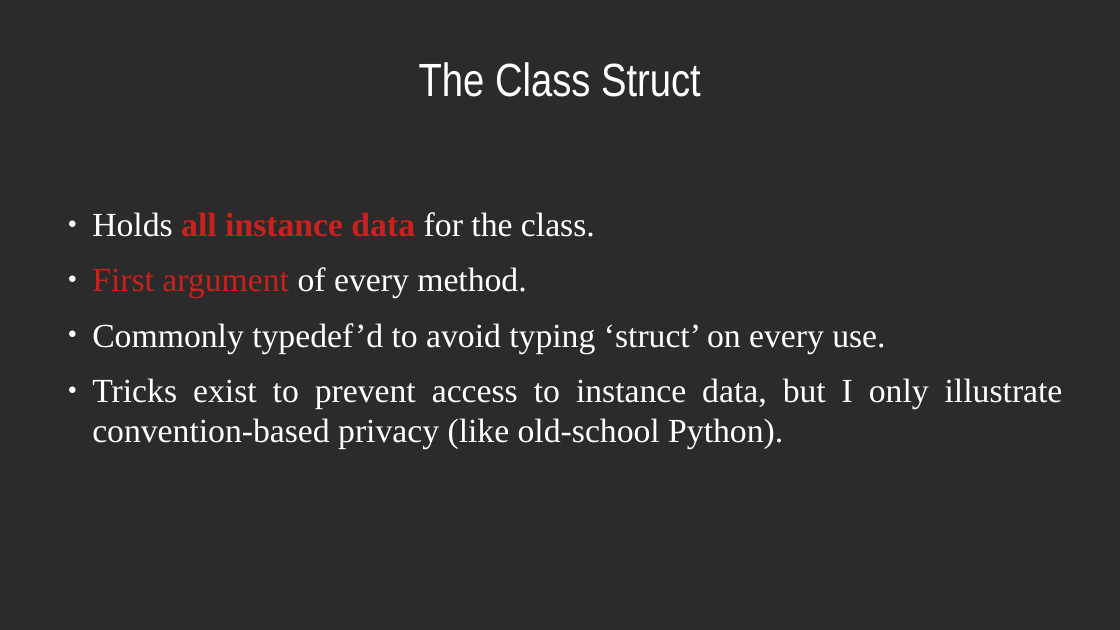
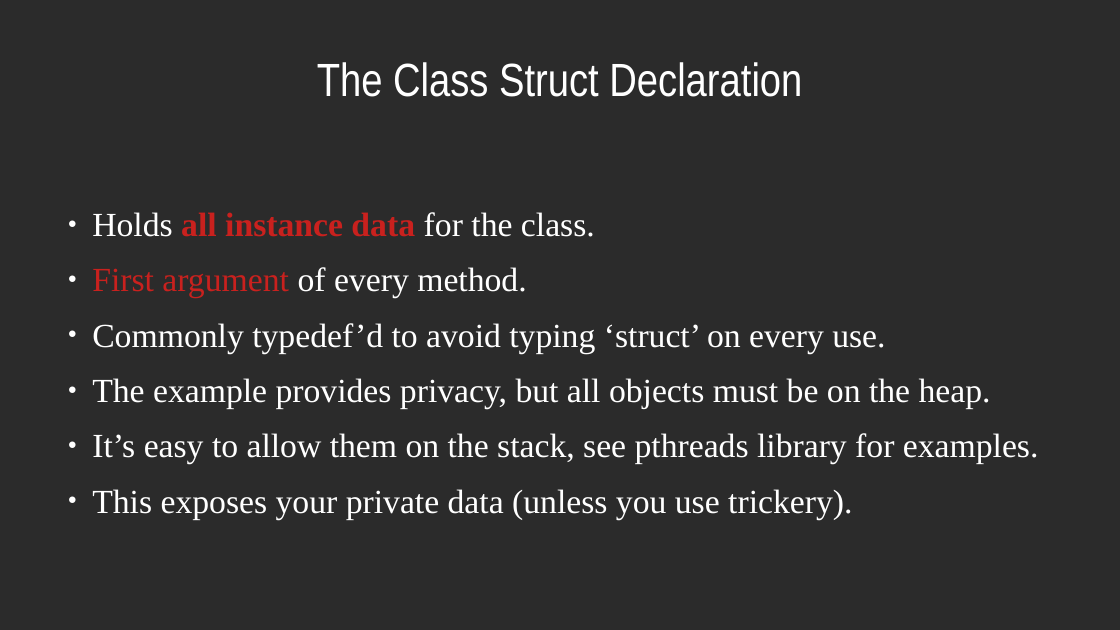
Before and after one commit to dllaurence/youngmanandc, a slide deck: slide 10 of 2020-youngmanandthec-scale.odp (slide 12 before the commit). Drawn at 1120x630 pixels with LibreOffice and Linux fonts; fonts in the diff are those of the drawing; background and template pictures are left out; a plain dark background stands for a picture behind light text. Boxes give left, top, right and bottom in pixels: in the first picture for what was removed or moved away, otherwise in the second. Text is boxed around its words. In the diff, an @@ line names an element or a change of style, - is before the commit and + after.

```diff
--- a/2020-youngmanandthec-scale.odp
+++ b/2020-youngmanandthec-scale.odp
@@ title at box(317, 62, 802, 97): text changed @@
-The Class Struct
+The Class Struct Declaration
@@ text at box(92, 378, 1039, 519): text changed @@
-● Tricks exist to prevent access to instance data, but I only illustrate convention-based privacy (like old-school Python).
+● The example provides privacy, but all objects must be on the heap.
+● It’s easy to allow them on the stack, see pthreads library for examples.
+● This exposes your private data (unless you use trickery).
```
Also in this commit, not shown: 13 other slides changed, 17 slides added, 5 slides removed.
